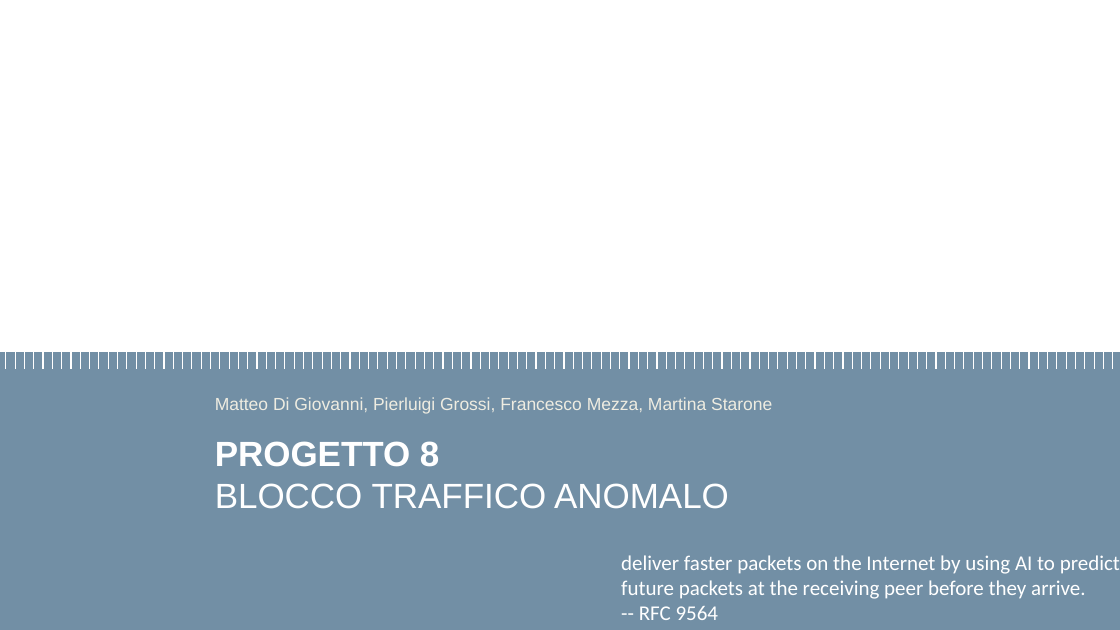
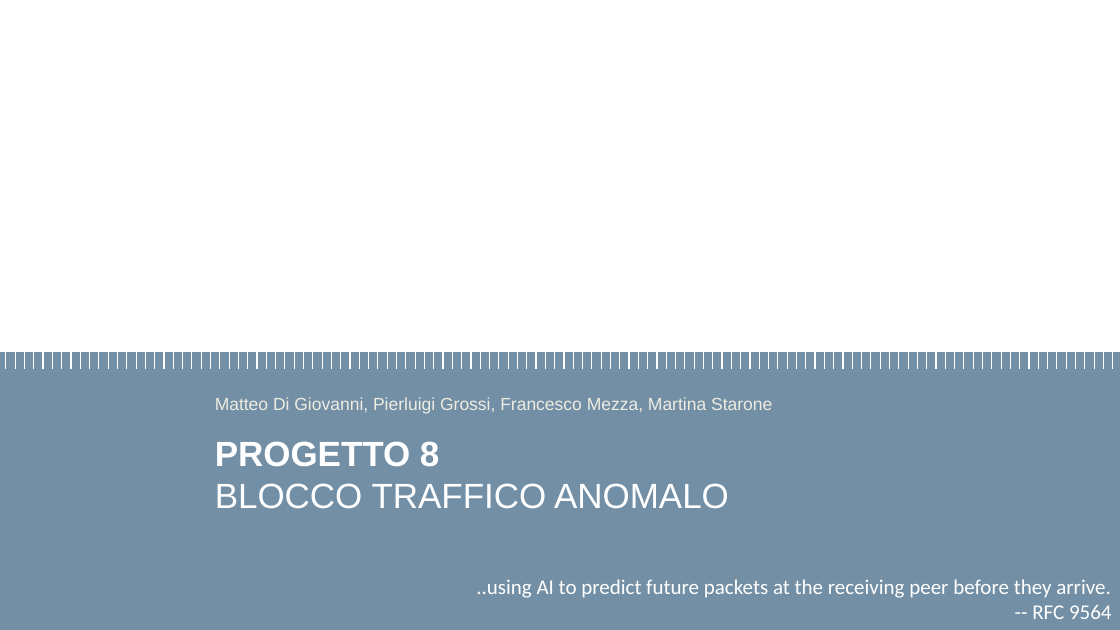
Before and after one commit to pierluigigrossi/progetto-SDN, a slide deck: slide 3 of intermedia8.pptx. Drawn at 1120x630 pixels with LibreOffice and Linux fonts; fonts in the diff are those of the drawing. Boxes give left, top, right and bottom in pixels: in the first picture for what was removed or moved away, otherwise in the second. Text is boxed around its words. In the diff, an @@ line names an element or a change of style, - is before the commit and + after.

Commit message:
epigrafe

```diff
--- a/intermedia8.pptx
+++ b/intermedia8.pptx
@@ text "..using AI to predict future ...": place and size @@
-text "..using AI to predict future ..." at box(621, 555, 1120, 620)
+text "..using AI to predict future ..." at box(476, 579, 1112, 619)
@@ text at box(476, 579, 1110, 598): text changed @@
-deliver faster packets on the Internet by using AI to predict future packets at the receiving peer before they arrive.
+..using AI to predict future packets at the receiving peer before they arrive.
@@ text at box(1032, 605, 1112, 619): alignment left to right @@
```
